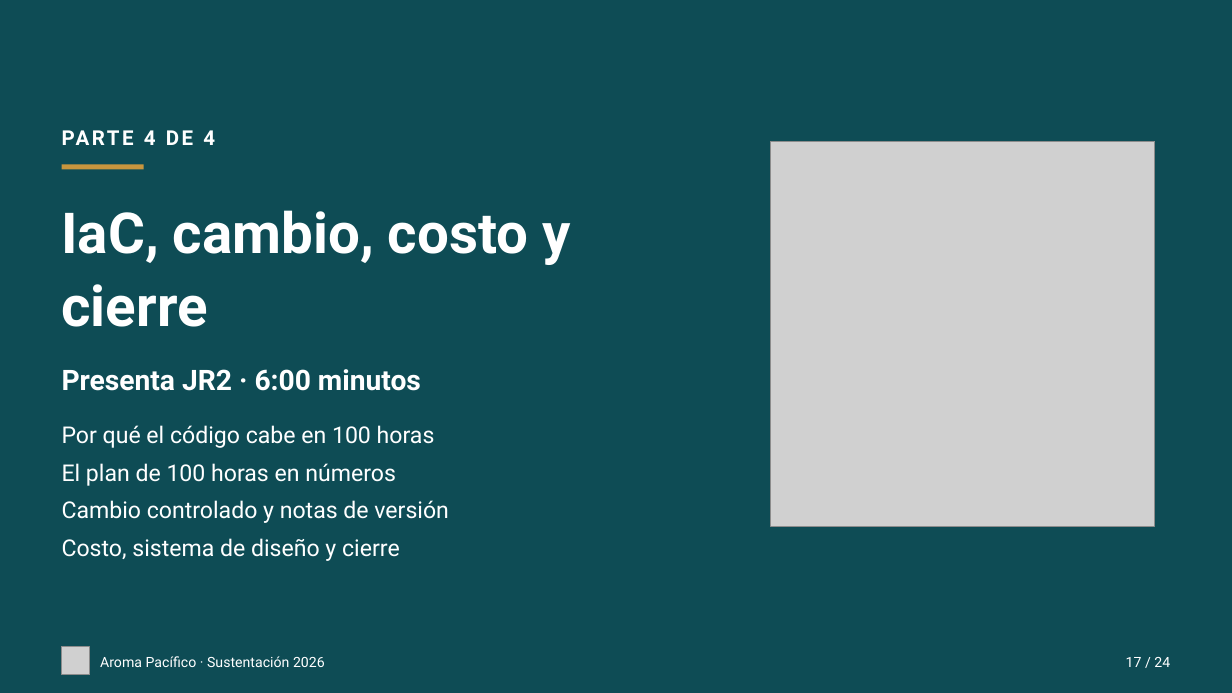
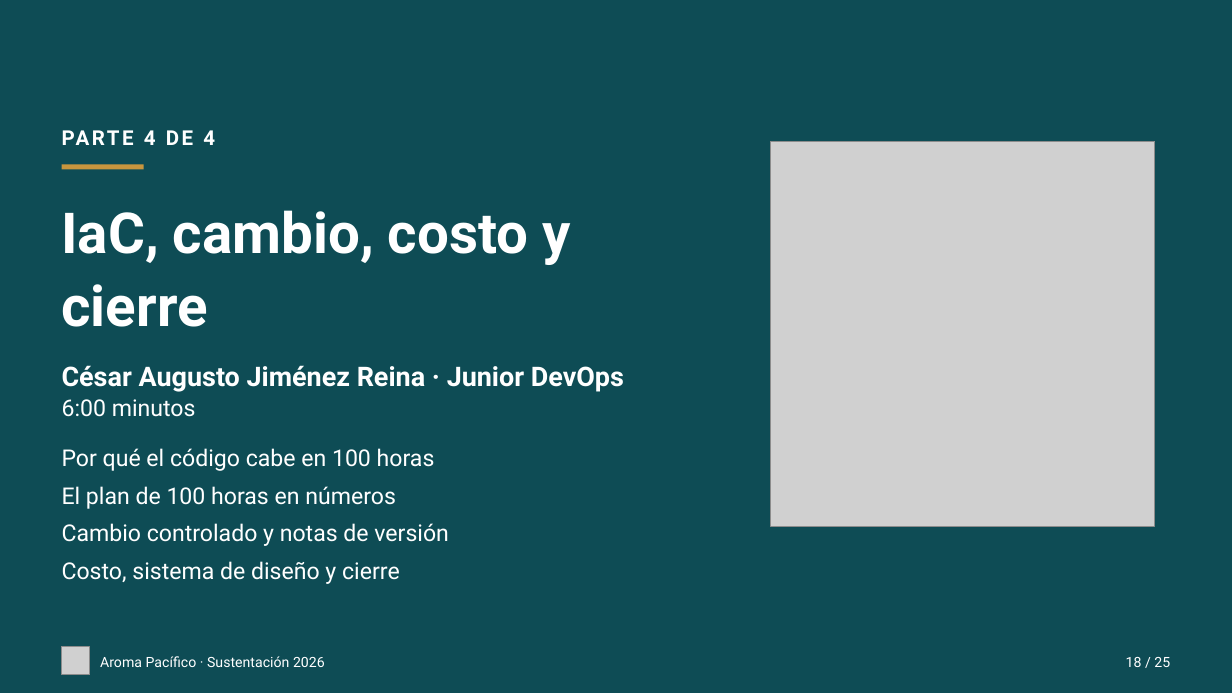
Before and after one commit to aroma-pacifico/aroma-pacifico-presentation, a slide deck: slide 18 of deck/aroma-pacifico-sustentacion.pptx (slide 17 before the commit). Drawn at 1232x693 pixels with LibreOffice and Linux fonts; fonts in the diff are those of the drawing; grey boxes stand for pictures. Boxes give left, top, right and bottom in pixels: in the first picture for what was removed or moved away, otherwise in the second. Text is boxed around its words. In the diff, an @@ line names an element or a change of style, - is before the commit and + after.

```diff
--- a/deck/aroma-pacifico-sustentacion.pptx
+++ b/deck/aroma-pacifico-sustentacion.pptx
@@ text at (62, 365, 624, 417): text changed; size 22 to 21 pt @@
-Presenta JR2 · 6:00 minutos
+César Augusto Jiménez Reina · Junior DevOps
+6:00 minutos
@@ text "Por qué el código cabe ...": place and size @@
-text "Por qué el código cabe ..." at (62, 425, 449, 561)
+text "Por qué el código cabe ..." at (62, 448, 449, 584)
@@ text at (1126, 657, 1170, 667): text changed @@
-17 / 24
+18 / 25
```
Also in this commit, not shown: 23 other slides changed, 1 slide added, 32 other files.
